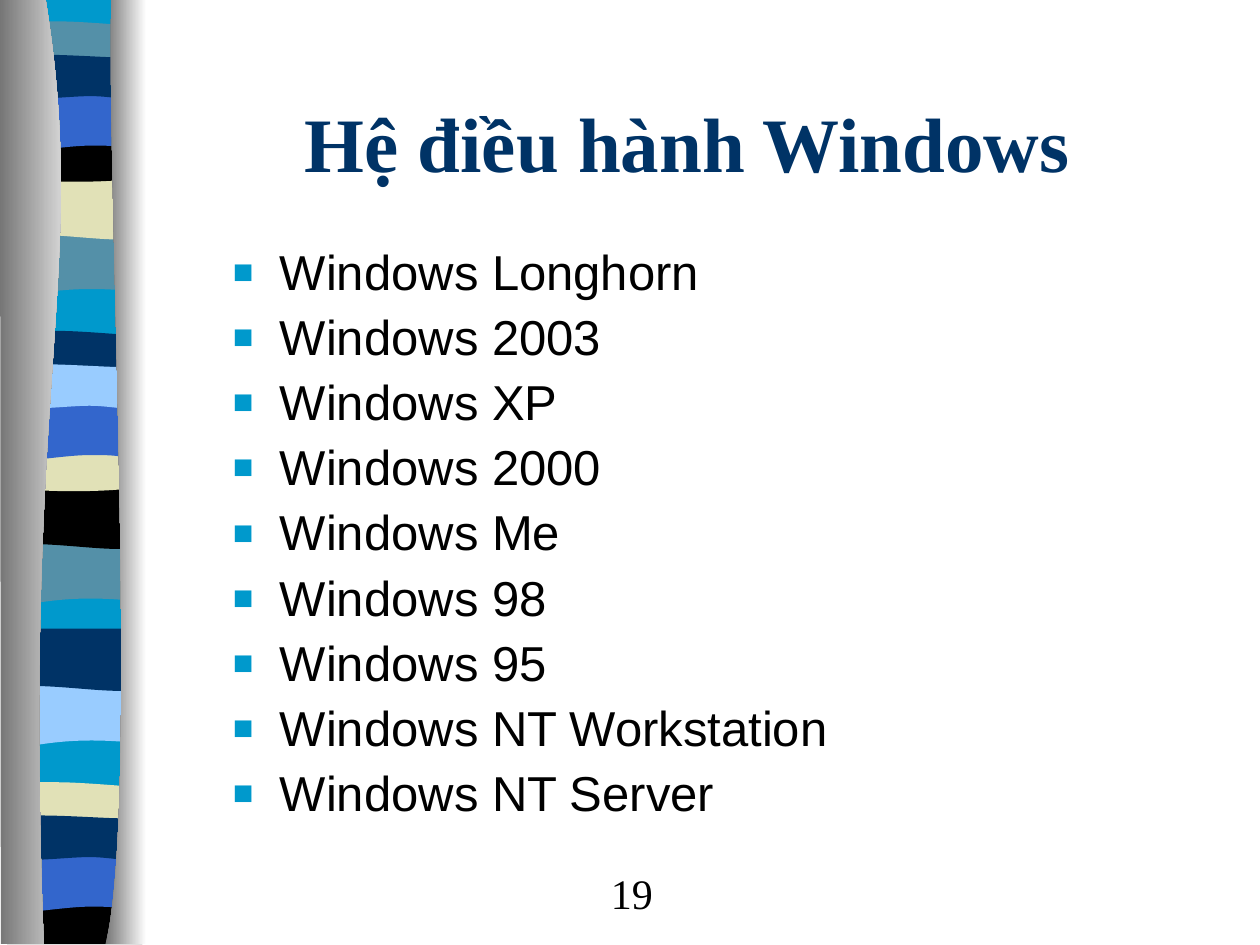
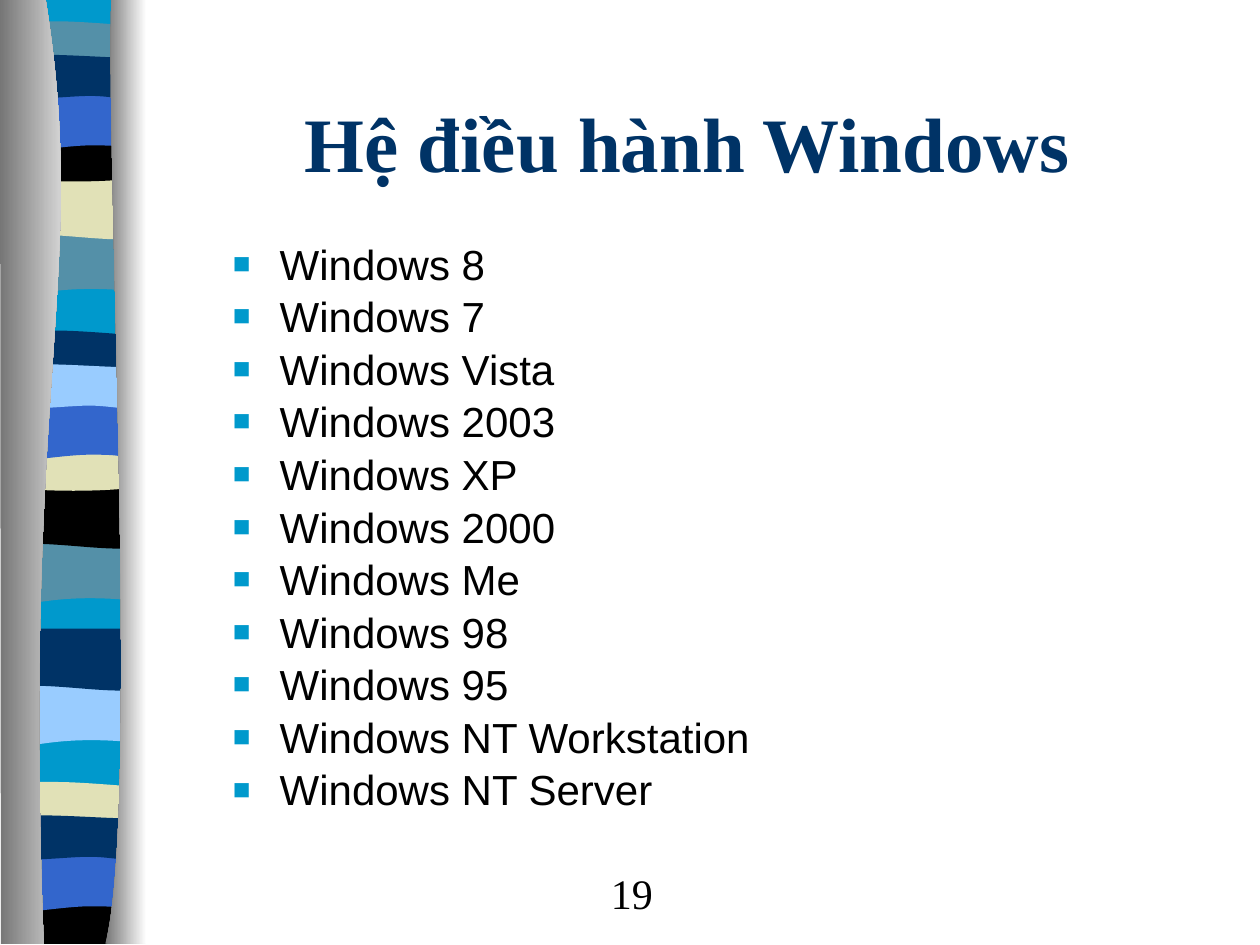
Before and after one commit to phamtuanchip/labs, a slide deck: slide 19 of T1309L/cf/Slides TV/Session 2-Viet.ppt. Drawn at 1260x945 pixels with LibreOffice and Linux fonts; fonts in the diff are those of the drawing. Boxes give left, top, right and bottom in pixels: in the first picture for what was removed or moved away, otherwise in the second. Text is boxed around its words. In the diff, an @@ line names an element or a change of style, - is before the commit and + after.

```diff
--- a/T1309L/cf/Slides TV/Session 2-Viet.ppt
+++ b/T1309L/cf/Slides TV/Session 2-Viet.ppt
@@ text at (280, 249, 555, 386): text changed; size 28 to 24 pt @@
-■ Windows Longhorn
+■ Windows 8
+■ Windows 7
+■ Windows Vista
@@ text at (280, 406, 750, 806): size 28 to 24 pt in "Windows 2003", "Windows XP", "Windows 2000", "Windows Me" and 4 more places; line spacing 0.9 to 0.8 @@
@@ outline redrawn in 6 elements at (5, 543, 141, 611), (5, 445, 141, 493), (6, 684, 142, 752), (1, 0, 90, 944), (105, 0, 146, 944), (6, 629, 142, 697) @@
```
Also in this commit, not shown: 40 other slides changed, 4 other files.
